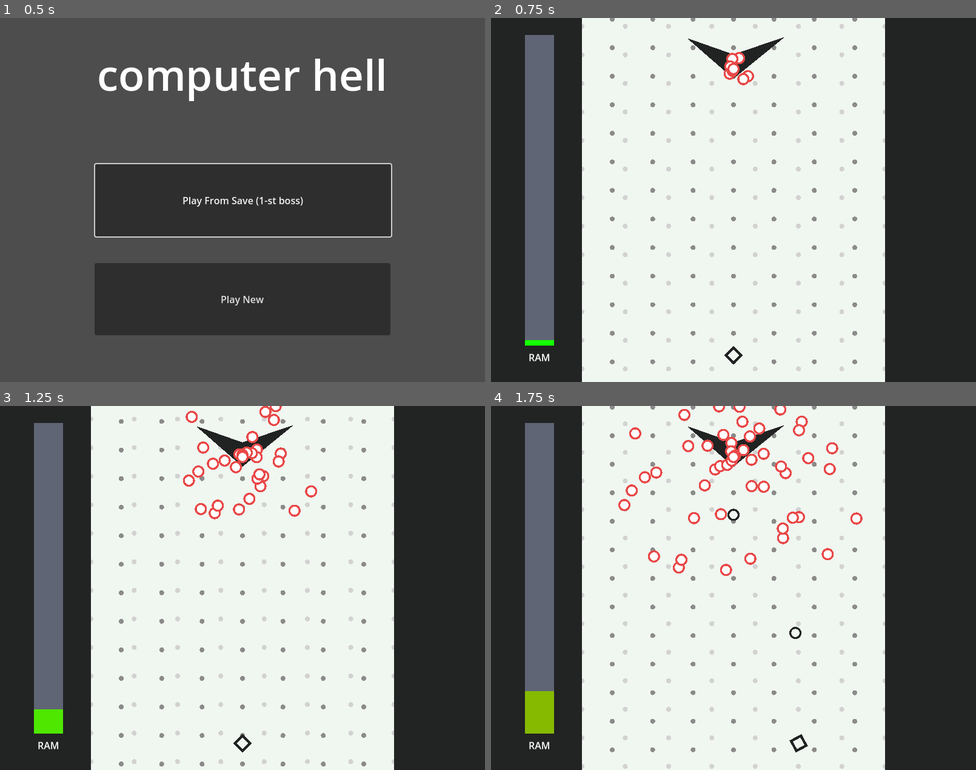
Above: before the commit, frames 1-4 (two rows, left to right).
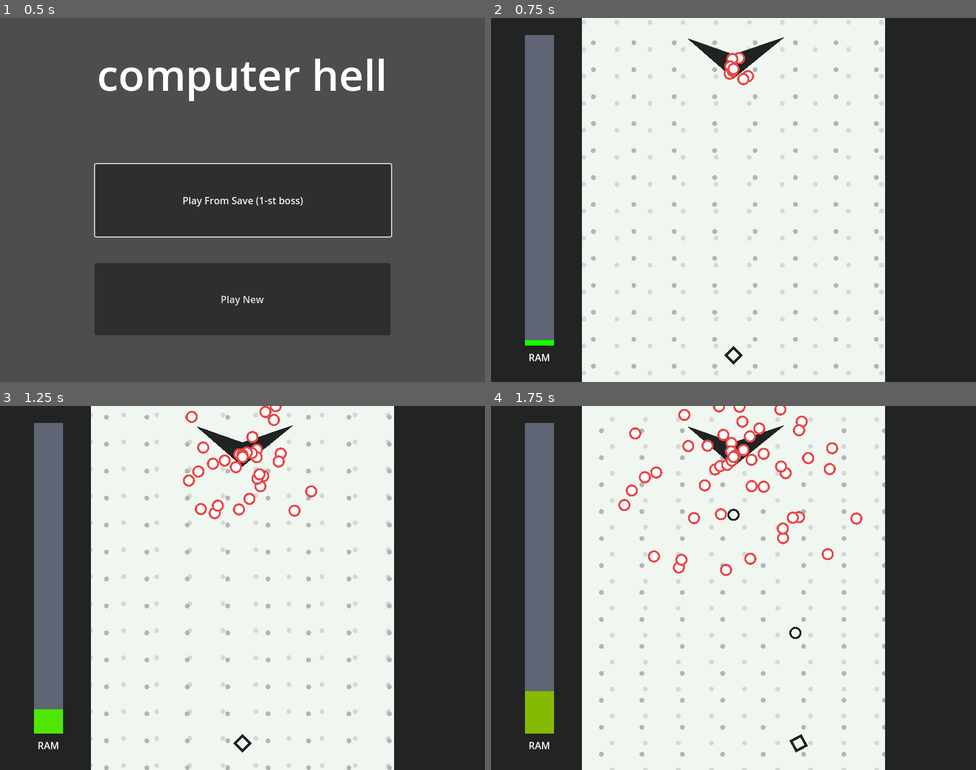
Above: after the commit, the same moments.

Repository: RainMa22/BulletHell
Game: Godot game, scene res://Scenes/Title.tscn
Same seed, same stepped clock (60 frames per second), same inputs: the game is played once before the commit and once after it.
Inputs:
- Up to frame 1 (0.5 s): no input
- Up to frame 2 (0.75 s): click "Play From Save (1-st boss)" at 0.5 s
- Up to frame 3 (1.25 s): no input
- Up to frame 4 (1.75 s): hold D (Right) from 1.28 s (still down); hold Z (Shoot) from 1.28 s (still down)

Frame 1 is identical in both runs. In frame 2, 4.3% of the frame differs, in the area x 18-82%, y 0-99%; in frame 3, 4.2%; in frame 4, 3.9%.

Commit message:
Parallax now in two dimensions

Diff:
--- a/Scenes/Game.tscn
+++ b/Scenes/Game.tscn
@@ -41,23 +41,26 @@
 texture = ExtResource("5_8pbe5")
 
 [node name="BackgroundGrid2" parent="GameContent" instance=ExtResource("7_rkqf8")]
-position = Vector2(250, 1064)
-dot_color = Color(0.823529, 0.823529, 0.823529, 1)
+position = Vector2(250, 1016)
+dot_color = Color(0.847059, 0.847059, 0.847059, 1)
 dot_radius = 4
-width = 500.0
+width = 600.0
 height = 800.0
-num_of_dots_x = 8
-num_of_dots_y = 18
-time_for_one_delta_scroll = 3.0
+num_of_dots_x = 12
+num_of_dots_y = 19
+parallax_x_factor = -1
+time_for_one_x_delta_scroll = 7.0
+time_for_one_y_delta_scroll = 3.0
 
 [node name="BackgroundGrid" parent="GameContent" instance=ExtResource("7_rkqf8")]
 position = Vector2(250, 1000)
-dot_color = Color(0.545098, 0.545098, 0.545098, 1)
+dot_color = Color(0.709804, 0.709804, 0.709804, 1)
 dot_radius = 4
-width = 400.0
+width = 600.0
 height = 800.0
-num_of_dots_x = 7
-num_of_dots_y = 18
+num_of_dots_y = 19
+parallax_x_factor = 1
+time_for_one_x_delta_scroll = 5.0
 
 [node name="Player" parent="GameContent" instance=ExtResource("1_udpsn")]
 position = Vector2(250, 1256)
--- a/src/bg/BackgroundGrid.gd
+++ b/src/bg/BackgroundGrid.gd
@@ -7,29 +7,47 @@
 # Dots everywhere.      #
 #########################
 
+@export_group("Dots")
 @export var dot_color := Color.BLACK
 @export var dot_radius := 5
 
+@export_group("Grid")
 @export var width := 100.0
 @export var height := 200.0
 
 @export var num_of_dots_x := 10
 @export var num_of_dots_y := 20
 
-@export var time_for_one_delta_scroll := 1.0
+@export_group("Parallax")
+@export var parallax_x_factor := 0
+@export var time_for_one_x_delta_scroll := 1.0
+@export var parallax_y_factor := 1
+@export var time_for_one_y_delta_scroll := 1.0
 
-var scroll_delta := 0.0
+var x_scroll_delta := 0.0
+var y_scroll_delta := 0.0
 
 func _draw():
+	# POSITIONAL DATA
 	var x_separation : float = width / float(num_of_dots_x - 1) # Calculates the x delta between adjacent points.
 	var y_separation : float = height / float(num_of_dots_y - 1) # Calculates the y delta between adjacent points.
+	var origin : Vector2 = Vector2(-width / 2, -height / 2) # Finds the negative-most corner for the first dot.
 
-	var origin : Vector2 = Vector2(-width / 2, -height / 2) # Finds the negative-most corner for the first dot.
+	# PARALLAX CALCULATIONS
+	var x_one_delta_progress := 0.0
+	if parallax_x_factor != 0:
+		x_one_delta_progress = x_scroll_delta / time_for_one_x_delta_scroll # from 0 to 1 based on how far one point should be offset in phase.
+	var x_parallax_offset := x_separation * x_one_delta_progress * parallax_x_factor
+
+	var y_one_delta_progress := 0.0
+	if parallax_y_factor != 0:
+		y_one_delta_progress = y_scroll_delta / time_for_one_y_delta_scroll # from 0 to 1 based on how far one point should be offset in phase.
+	var y_parallax_offset := y_separation * y_one_delta_progress * parallax_y_factor
 
 	for ix in range(0, num_of_dots_x):
 		for iy in range(0, num_of_dots_y):
 			var current_point : Vector2 = origin + Vector2(ix * x_separation, iy * y_separation)
-			draw_circle(current_point + (scroll_delta/time_for_one_delta_scroll) * -Vector2.UP * y_separation, dot_radius, dot_color) # Draw dots at each point from indexes 0 to num_of_dots on both dimensions.
+			draw_circle(current_point + Vector2(x_parallax_offset, y_parallax_offset), dot_radius, dot_color) # Draw dots at each point from indexes 0 to num_of_dots on both dimensions.
 
 func _process(delta):
 	if Engine.is_editor_hint(): # For @Tool, ensure rerendering during engine testing.
@@ -38,7 +56,10 @@
 		process_parallax(delta)
 
 func process_parallax(delta):
-	scroll_delta += delta
-	while scroll_delta >= time_for_one_delta_scroll:
-		scroll_delta -= time_for_one_delta_scroll
+	x_scroll_delta += delta
+	y_scroll_delta += delta
+	while x_scroll_delta >= time_for_one_x_delta_scroll:
+		x_scroll_delta -= time_for_one_x_delta_scroll
+	while y_scroll_delta >= time_for_one_y_delta_scroll:
+		y_scroll_delta -= time_for_one_y_delta_scroll
 	queue_redraw()
